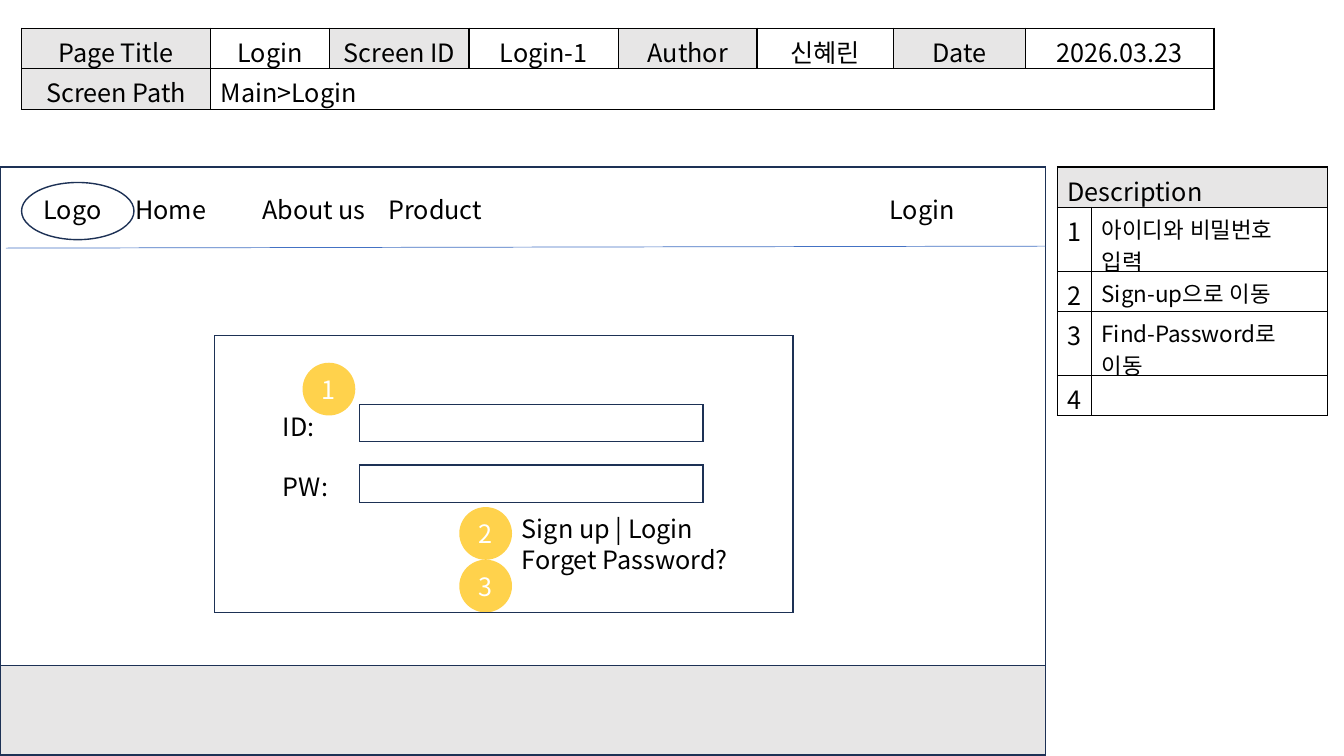
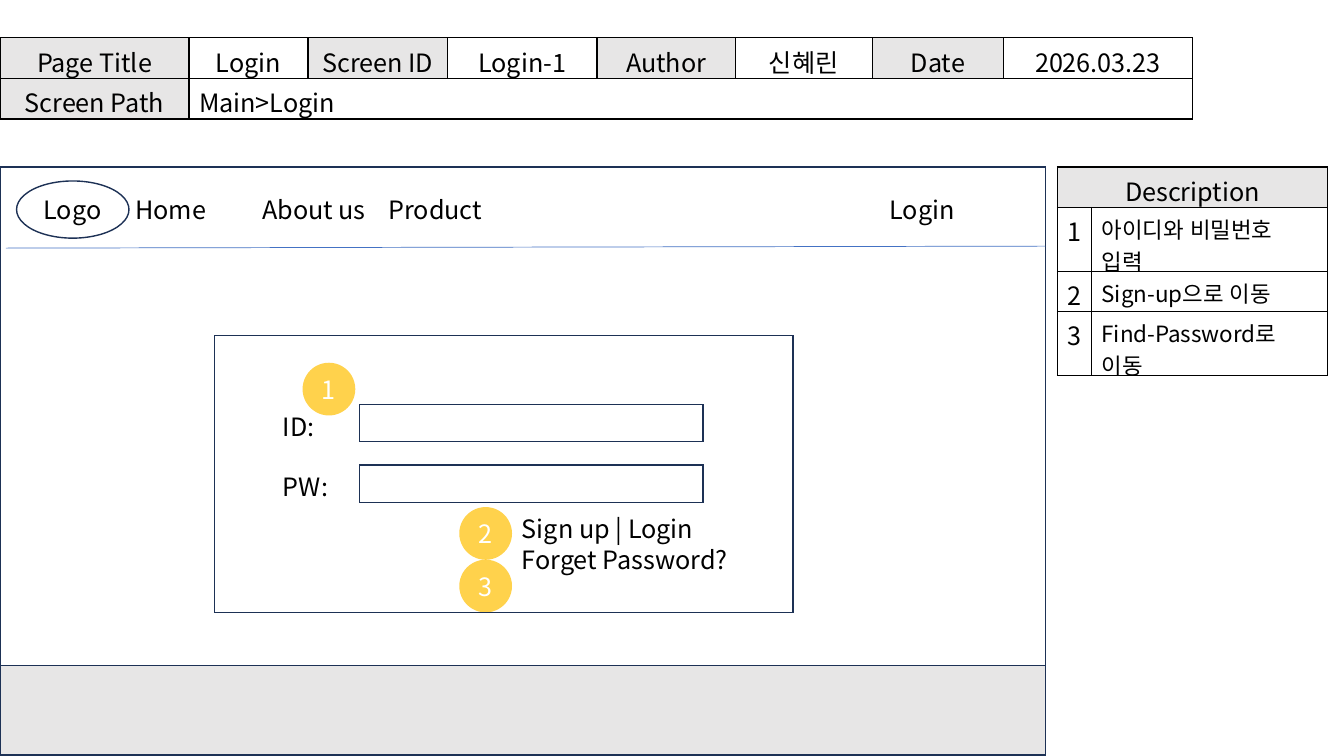
Before and after one commit to ShinHyerin/1st_project, a slide deck: slide 5 of 1차프로젝트/3. 화면설계서_신혜린.pptx. Drawn at 1344x756 pixels with LibreOffice and Linux fonts; fonts in the diff are those of the drawing. Boxes give left, top, right and bottom in pixels: in the first picture for what was removed or moved away, otherwise in the second. Text is boxed around its words. In the diff, an @@ line names an element or a change of style, - is before the commit and + after.

```diff
--- a/1차프로젝트/3. 화면설계서_신혜린.pptx
+++ b/1차프로젝트/3. 화면설계서_신혜린.pptx
@@ table: place and size @@
-table at box(21, 28, 1213, 113)
+table at box(0, 37, 1192, 122)
@@ table at box(1058, 167, 1328, 380) @@
-row 5: 4 | 
@@ ellipse: place and size @@
-ellipse at box(21, 182, 134, 240)
+ellipse at box(16, 181, 129, 239)
```
Also in this commit, not shown: 8 other slides changed, 1 other file.
